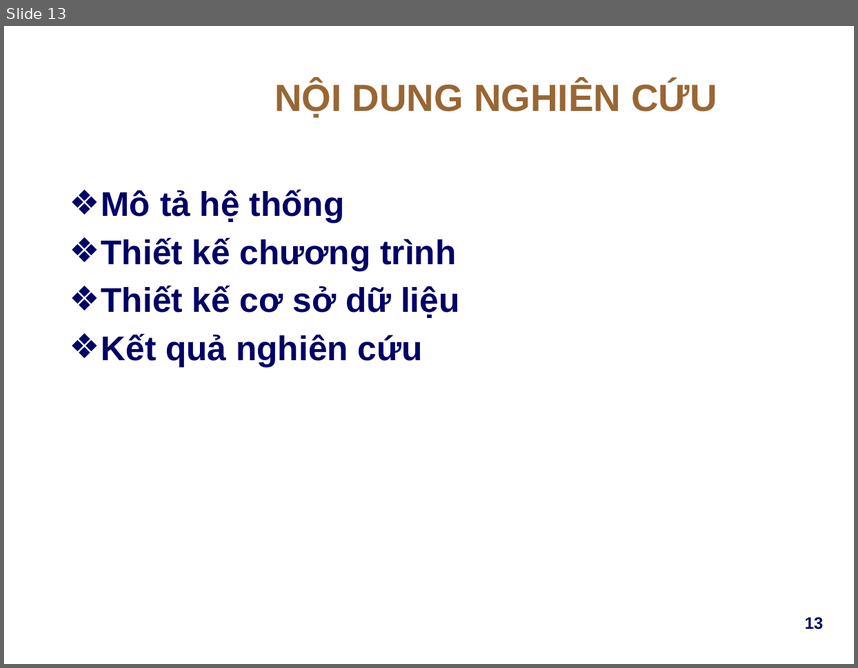
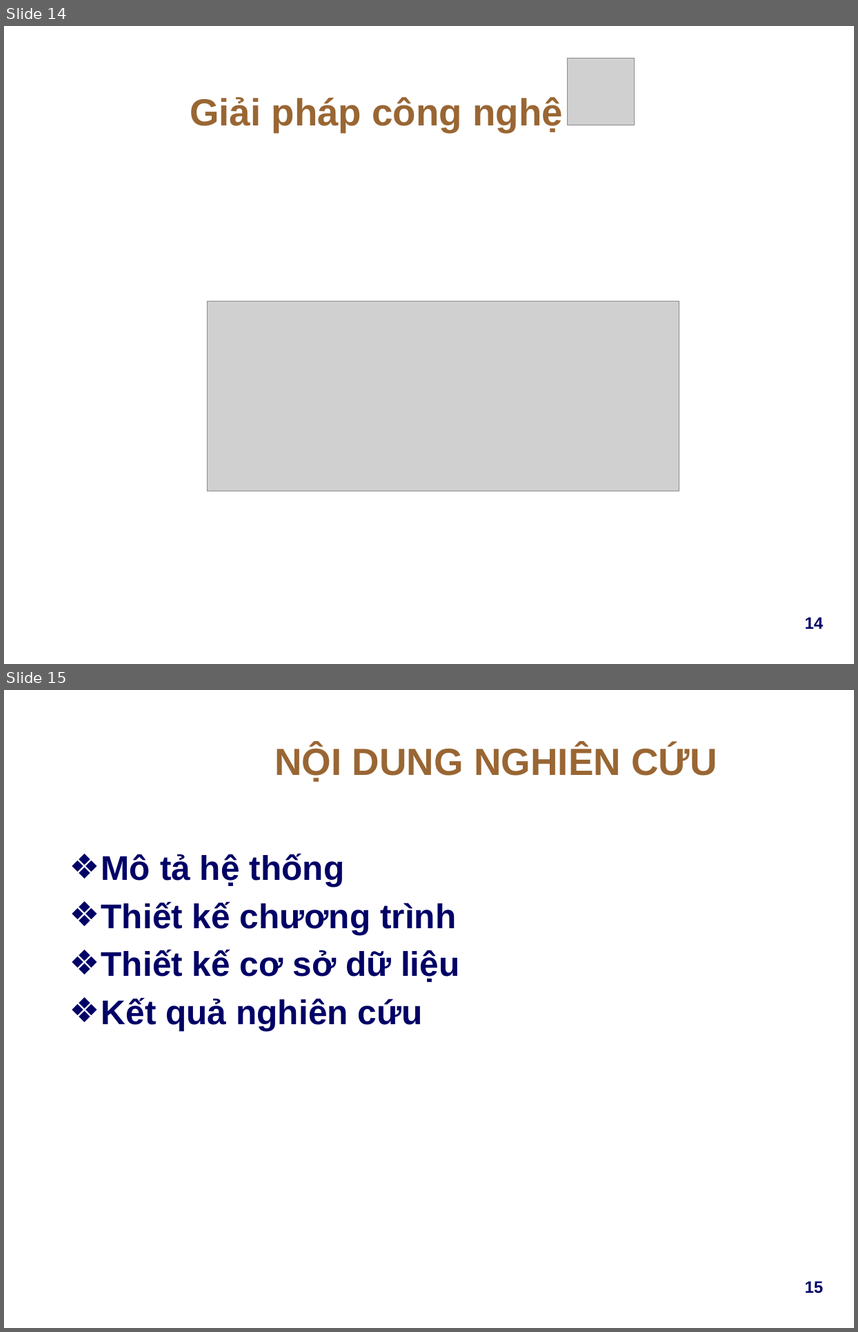
Before and after one commit to pnqphong95/lab-manager, a slide deck: docs/resources/Presentation.pptx. Shown one above the other, each under a label of ours: slide 13 before the commit, slides 14 and 15 after it. The pictures are 858x668 and 858x1332 pixels, drawn with LibreOffice and Linux fonts; fonts in the diff are those of the drawing; grey boxes stand for pictures; background and template pictures are left out. Boxes give left, top, right and bottom in pixels: in the first picture for what was removed or moved away, otherwise in the second. Text is boxed around its words. In the diff, an @@ line names an element or a change of style, - is before the commit and + after.

```diff
--- a/docs/resources/Presentation.pptx
+++ b/docs/resources/Presentation.pptx
@@ slide 14 added at (x1=4, y1=26, x2=854, y2=664), background picture (left out) @@
@@ picture added at (x1=568, y1=58, x2=635, y2=125) @@
@@ text added at (x1=190, y1=97, x2=563, y2=132), 32 pt, text #996633, bold @@
+Giải pháp công nghệ
@@ picture added at (x1=207, y1=301, x2=680, y2=491) @@
@@ page number added at (x1=805, y1=617, x2=824, y2=628), 14 pt, text #000066, bold @@
+14
@@ what was slide 13 is now slide 15 @@
@@ page number at (x1=805, y1=1281, x2=824, y2=1293): text changed @@
-13
+15
```
Also in this commit, not shown: 4 slides changed, 1 other slide added.
